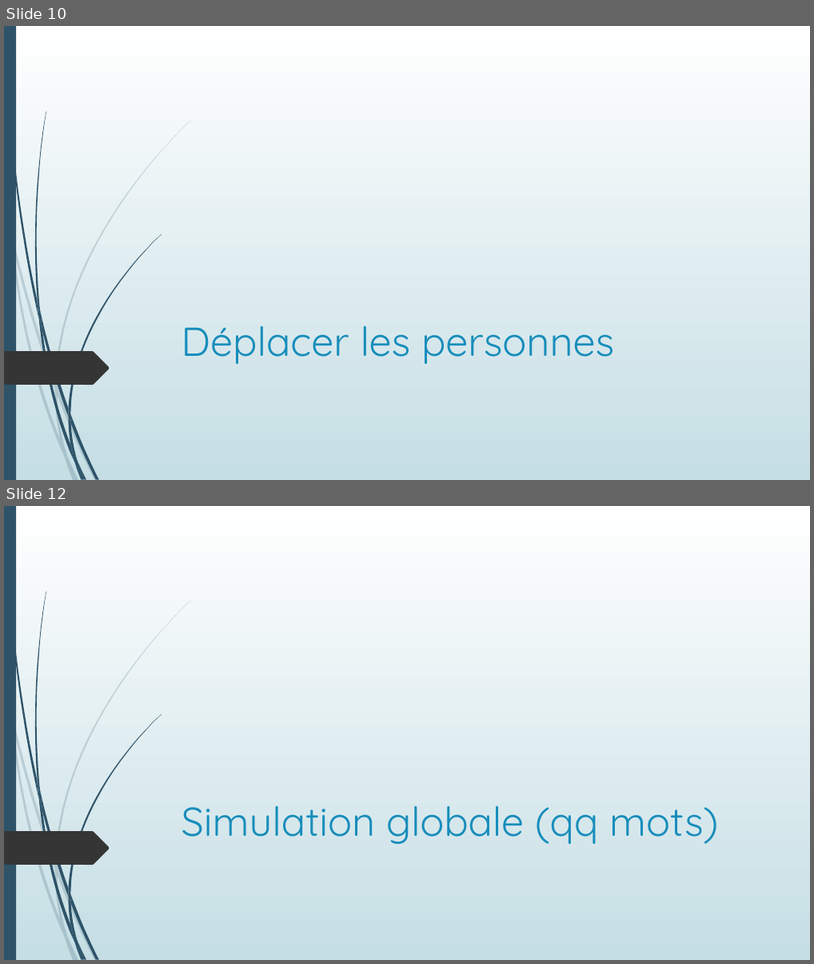
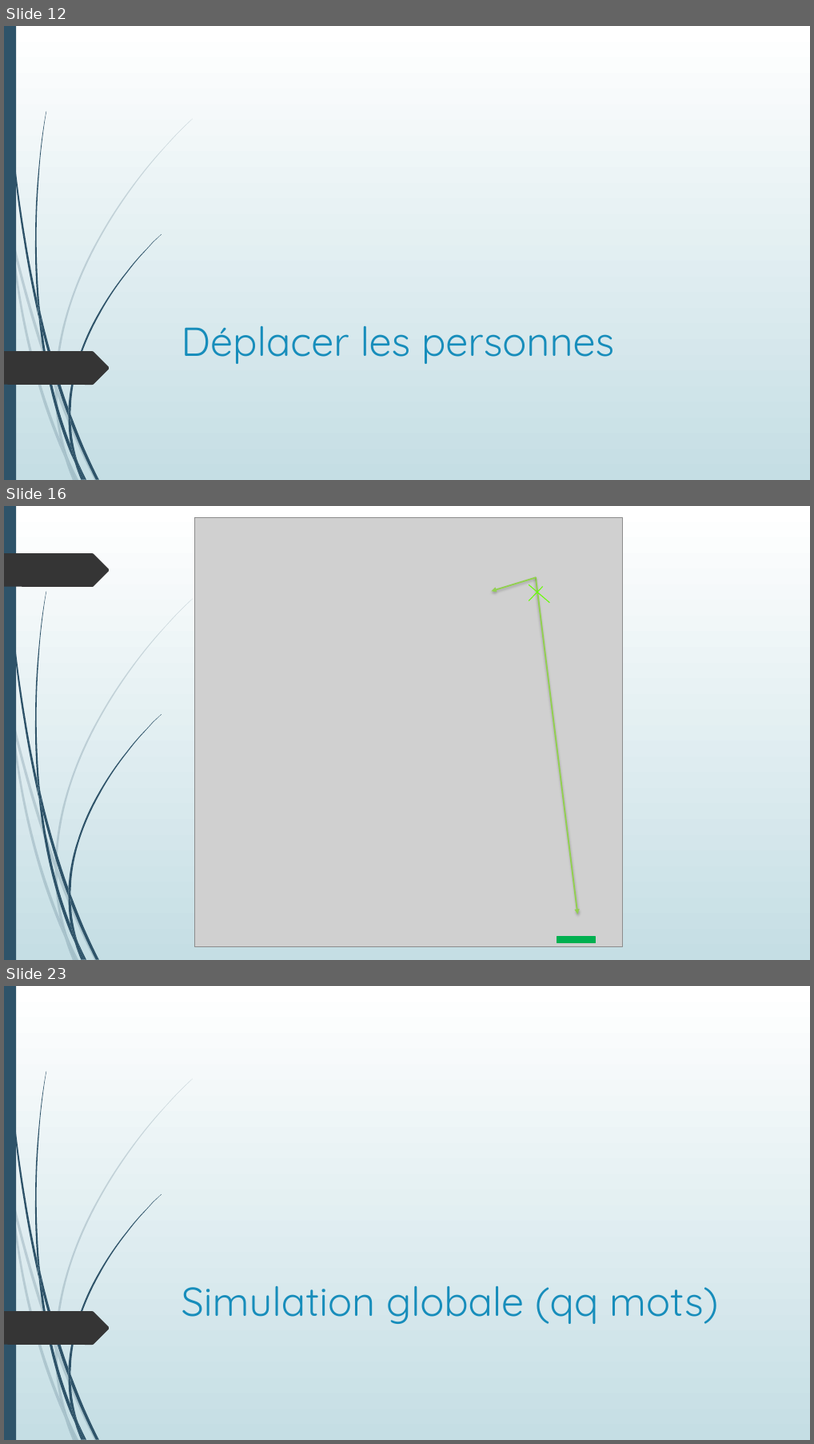
Before and after one commit to Poroing/CrowdDeplacementOptimisation, a slide deck: Présentation/Détermination d'un plan d'évacuation incendie.pptx. Shown one above the other, each under a label of ours: slides 10 and 12 before the commit, slides 12, 16 and 23 after it; the slides between them are not shown. The pictures are 814x964 and 814x1444 pixels, drawn with LibreOffice and Linux fonts; fonts in the diff are those of the drawing; grey boxes stand for pictures. Boxes give left, top, right and bottom in pixels: in the first picture for what was removed or moved away, otherwise in the second. Text is boxed around its words. In the diff, an @@ line names an element or a change of style, - is before the commit and + after.

```diff
--- a/Présentation/Détermination d'un plan d'évacuation incendie.pptx
+++ b/Présentation/Détermination d'un plan d'évacuation incendie.pptx
@@ slide 16 added at (x1=4, y1=506, x2=810, y2=960), background gradient #FFFFFF to #C5DEE5; not listed: 23 template elements that a slide beside it also shows @@
@@ picture added at (x1=194, y1=518, x2=623, y2=947) @@
@@ freeform shape added at (x1=4, y1=553, x2=110, y2=587), fill #353535 @@
@@ arrow added from (536, 577) to (491, 592), #92D050 1.75 pt @@
@@ arrow added from (536, 577) to (578, 914), #92D050 1.75 pt @@
@@ line added from (529, 584) to (550, 603), #66FF00 0.99 pt @@
@@ line added from (543, 587) to (529, 601), #66FF00 0.99 pt @@
@@ rectangle added at (x1=558, y1=936, x2=596, y2=943), fill #00B050, outline #00B050 1.25 pt @@
@@ what was slide 10 is now slide 12 @@
@@ what was slide 12 is now slide 23 @@
```
Also in this commit, not shown: 2 slides changed, 13 other slides added, 3 slides removed, 13 other files.
